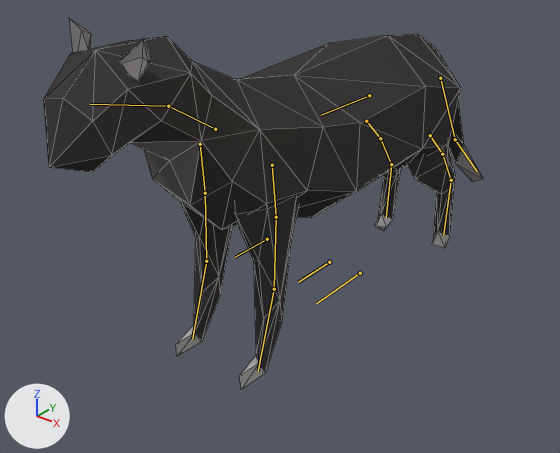
The Blender file The Overcoat/Assets/Models(blend)/Karakterler/cat.blend, before and after one commit.
Camera for both pictures: a camera (50 mm lens) standing at (0.86, -1.271, 0.904) and looking at (-0.081, -0.095, 0.175). The lights are fixed; the arrows at lower left show +X, +Y and +Z. The bones that bend it are drawn over the model as lines. Mesh edges are drawn as thin lines.
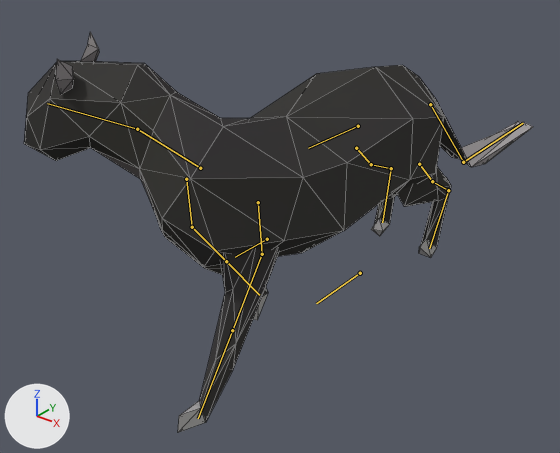
The newer file adds an action. The first version stands in its rest pose; the second is drawn at frame 1 of the action 'Walking.002'.

Boxes [x1, y1, x2, y2] around the edits, measured in the pictures (560 x 453 px):
'Cylinder.001', posed (16% wider, 8% taller)
    before: [44, 19, 483, 390]
    after: [24, 32, 533, 432]
bone 'spine', root to tip
    before: (369, 95) to (321, 115)
    after: (358, 126) to (308, 148)
bone 'neck', root to tip
    before: (215, 129) to (168, 106)
    after: (200, 168) to (137, 129)

The edits, one by one:
Bone 'spine' (bone_spine) moves from (0.0, 0.0, 0.0) to (0.0, 0.039, 0.057).
Bone 'neck' (bone_neck) turns from (0, 0, 0) to (37, -37, 17) degrees about its own x, y and z.
Bone 'LegBackDown_L.001' (bone_legbackdown_l_001) moves from (0.0, 0.0, 0.0) to (0.002, 0.017, -0.039).
Bone 'LegBackDown_R.001' (bone_legbackdown_r_001) moves from (0.0, 0.0, 0.0) to (0.004, 0.073, -0.082).
Bone 'LegFrontDown_R.001' (bone_legfrontdown_r_001) moves from (0.0, 0.0, 0.0) to (0.001, 0.165, -0.044).
Bone 'tailDown.001' (bone_taildown_001) moves from (0.0, 0.0, 0.0) to (0.114, 0.0, 0.169).
Bone 'LegFrontDown_L.001' (bone_legfrontdown_l_001) moves from (0.0, 0.0, 0.0) to (0.0, -0.214, -0.003).
